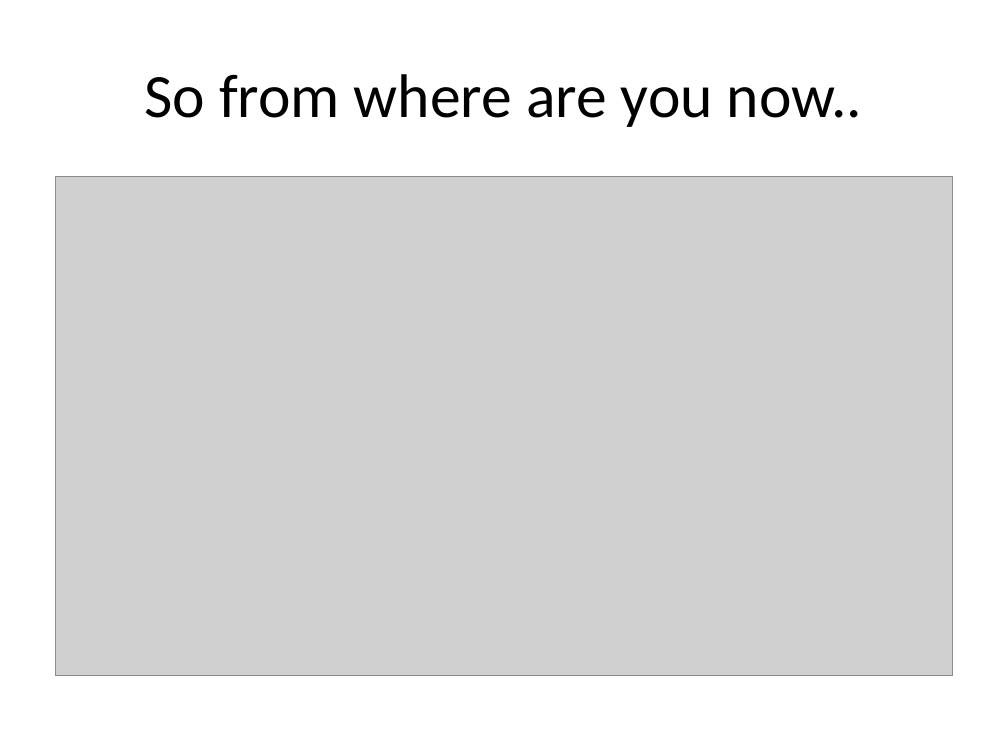
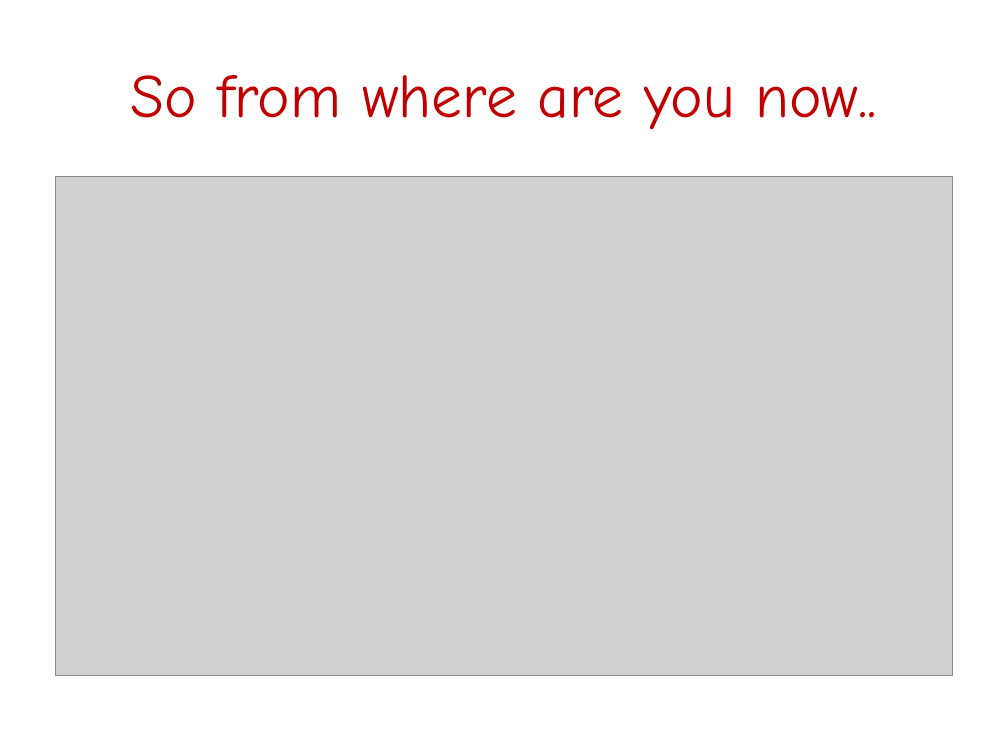
Before and after one commit to FeedMapping/Schema, a slide deck: slide 9 of slide/ppt/WhyMapping.pptx (slide 10 before the commit). Drawn at 1008x756 pixels with LibreOffice and Linux fonts; fonts in the diff are those of the drawing; grey boxes stand for pictures. Boxes give left, top, right and bottom in pixels: in the first picture for what was removed or moved away, otherwise in the second. Text is boxed around its words. In the diff, an @@ line names an element or a change of style, - is before the commit and + after.

```diff
--- a/slide/ppt/WhyMapping.pptx
+++ b/slide/ppt/WhyMapping.pptx
@@ title "So from where are you ..." at [130, 75, 877, 130]: font Calibri to Comic Neue, text colour #000000 to #C00000 @@
```
Also in this commit, not shown: 10 other slides changed.
